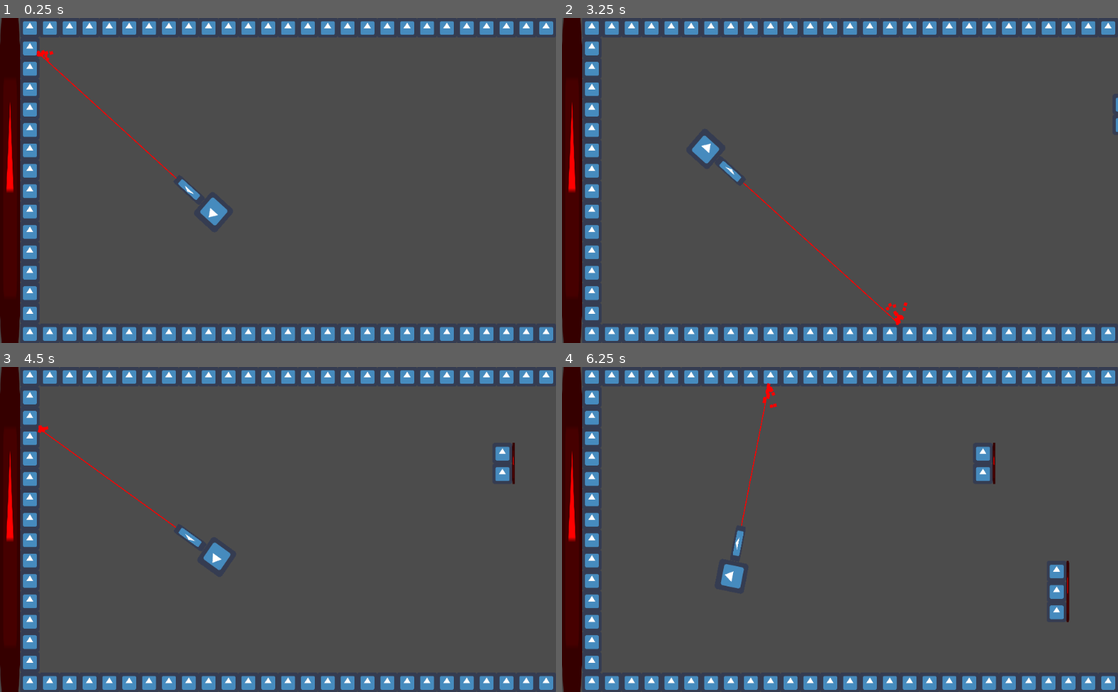
Above: before the commit, frames 1-4 (two rows, left to right).
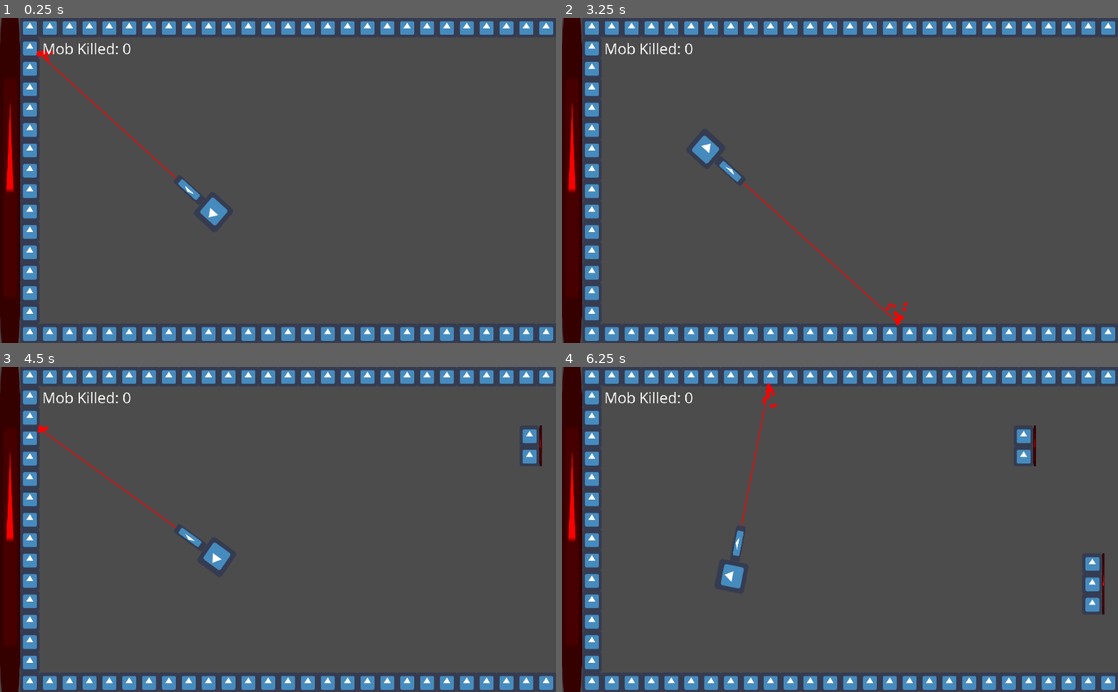
Above: after the commit, the same moments.

Repository: mateoox600/LaserFighter
Game: Godot game, scene res://Game.tscn
The game is run twice, just before and just after one commit, with the same random seed, the same clock (stepped at 60 frames per second) and the same inputs. The engine's default icon, where the game draws it, is replaced by a stand-in: a white triangle on a blue panel in a dark square.
Inputs (mouse positions are in pixels of both pictures, inside the frame that each line leads up to):
- Up to frame 1 (0.25 s): no input
- Up to frame 2 (3.25 s): move the mouse to (962, 164) at 0.52 s; tap Enter at 1.25 s; move the mouse to (728, 196) at 1.27 s; move the mouse to (895, 109) at 2.02 s; tap Space at 2.75 s; move the mouse to (812, 245) at 2.77 s
- Up to frame 3 (4.5 s): move the mouse to (444, 578) at 3.52 s; move the mouse to (111, 480) at 4.27 s
- Up to frame 4 (6.25 s): move the mouse to (867, 529) at 5.02 s; move the mouse to (756, 448) at 5.77 s

The runs differ from the first frame. In frame 1, 0.2% of the frame differs, in the area x 7-24%, y 7-12%; in frame 2, 0.2%; in frame 3, 0.8%; in frame 4, 1.7%, in the area x 7-98%, y 7-79%.

Commit message:
Adding mob killed label and fixing stuff with spawn and fixing or adding other things i don't remember

Diff:
--- a/Game.gd
+++ b/Game.gd
@@ -7,6 +7,7 @@
 onready var player_laser = $Player/Laser
 onready var gameloop_timer = $GameLoop
 onready var life_bar = $LifeBar
+onready var mob_killed_label = $MobKilled
 onready var walls_sprite = load("res://icon.png")
 onready var mob_instance = preload("res://mobs/Mob.tscn")
 
@@ -17,6 +18,8 @@
 
 func _physics_process(delta):
 	life_bar.value = player.health
+	mob_killed_label.text = "Mob Killed: " + str(player.total_mob_killed)
+
 
 
 func _on_Area2D_body_entered(body):
@@ -31,29 +34,30 @@
 			if player.mobs_killed > 10:
 				if int(rand_range(0, 10)) > 7:
 					wave = true
-					wave_mobs = randi()%20+10
+					wave_mobs = randi()%30+20
 
 		if !wave:
-			summon_mob(1)
-			gameloop_timer.start(rand_range(1, 4))
+			summon_mob(1, 1)
+			gameloop_timer.start(rand_range(0.5, 2.5))
 		else:
 			wave_mobs-=1
-			summon_mob(0.5)
+			summon_mob(0.5, 1.50)
 			if wave_mobs < 1:
 				wave = false
 				player.mobs_killed = 0
-			gameloop_timer.start(rand_range(0, 1))
+			gameloop_timer.start(rand_range(0, 0.75))
 
-func summon_mob(health_multiplier):
+func summon_mob(health_multiplier, speed_multiplier):
 	var mob = mob_instance.instance()
 	var size_number = randi()%3+1
 	mob.wave_mob = wave
 	mob.width = 1
 	mob.height = size_number
 	mob.sprite = walls_sprite
-	var y_spawn = rand_range(64+size_number/2*64*mob.scale.x, 15*64-size_number/2*64*mob.scale.x)
+	var y_spawn = rand_range(64, 15*64-size_number/2*64*mob.scale.x)
 	mob.global_position = Vector2(2048, y_spawn)
 	mob.health = (size_number*5+10)*health_multiplier
+	mob.speed = (150 + -(size_number-1)*25)*speed_multiplier
 	player_laser.connect("hit", mob, "hit")
-	mob.connect("death", player, "mob_kill")
+	mob.connect("death", player, "mob_death")
 	self.add_child(mob)
--- a/Game.tscn
+++ b/Game.tscn
@@ -1,8 +1,9 @@
-[gd_scene load_steps=7 format=2]
+[gd_scene load_steps=9 format=2]
 
 [ext_resource path="res://icon.png" type="Texture" id=1]
 [ext_resource path="res://Game.gd" type="Script" id=2]
 [ext_resource path="res://player/Player.tscn" type="PackedScene" id=3]
+[ext_resource path="res://OpenSans-Regular.ttf" type="DynamicFontData" id=4]
 
 [sub_resource type="ConvexPolygonShape2D" id=1]
 points = PoolVector2Array( 0, 0, 64, 0, 64, 64, 0, 64 )
@@ -27,6 +28,10 @@
 
 [sub_resource type="RectangleShape2D" id=3]
 extents = Vector2( 4, 512 )
+
+[sub_resource type="DynamicFont" id=4]
+size = 48
+font_data = ExtResource( 4 )
 
 [node name="Game" type="Node2D"]
 script = ExtResource( 2 )
@@ -69,5 +74,17 @@
 __meta__ = {
 "_edit_use_anchors_": false
 }
+
+[node name="MobKilled" type="Label" parent="."]
+margin_left = 72.0
+margin_top = 64.0
+margin_right = 640.0
+margin_bottom = 131.0
+custom_fonts/font = SubResource( 4 )
+text = "Mob Killed: "
+valign = 1
+__meta__ = {
+"_edit_use_anchors_": false
+}
 [connection signal="body_entered" from="DamageArea" to="." method="_on_Area2D_body_entered"]
 [connection signal="timeout" from="GameLoop" to="." method="_on_GameLoop_timeout"]
--- a/mobs/Mob.gd
+++ b/mobs/Mob.gd
@@ -8,6 +8,7 @@
 onready var texture_rect = $TextureRect
 onready var life_bar = $TextureProgress
 
+export var speed:float = 100.0
 export var health:float = 10.0
 export var width:int = 1
 export var height:int = 1
@@ -28,7 +29,7 @@
 	life_bar.value = health
 
 func _physics_process(delta):
-	move_and_slide(Vector2(-1, 0)*150)
+	move_and_slide(Vector2(-1, 0)*speed)
 	life_bar.value = health
 
 func laser_hit(laser, laser_collider):
--- a/player/Player.gd
+++ b/player/Player.gd
@@ -28,7 +28,7 @@
 		$Laser.enable = false
 		$Laser/Particles2D.emitting = false
 
-func mob_kill(mob):
+func mob_death(mob):
 	if !mob.wave_mob:
 		mobs_killed+=1
 	total_mob_killed+=1
Not shown, changed: export_presets.cfg
